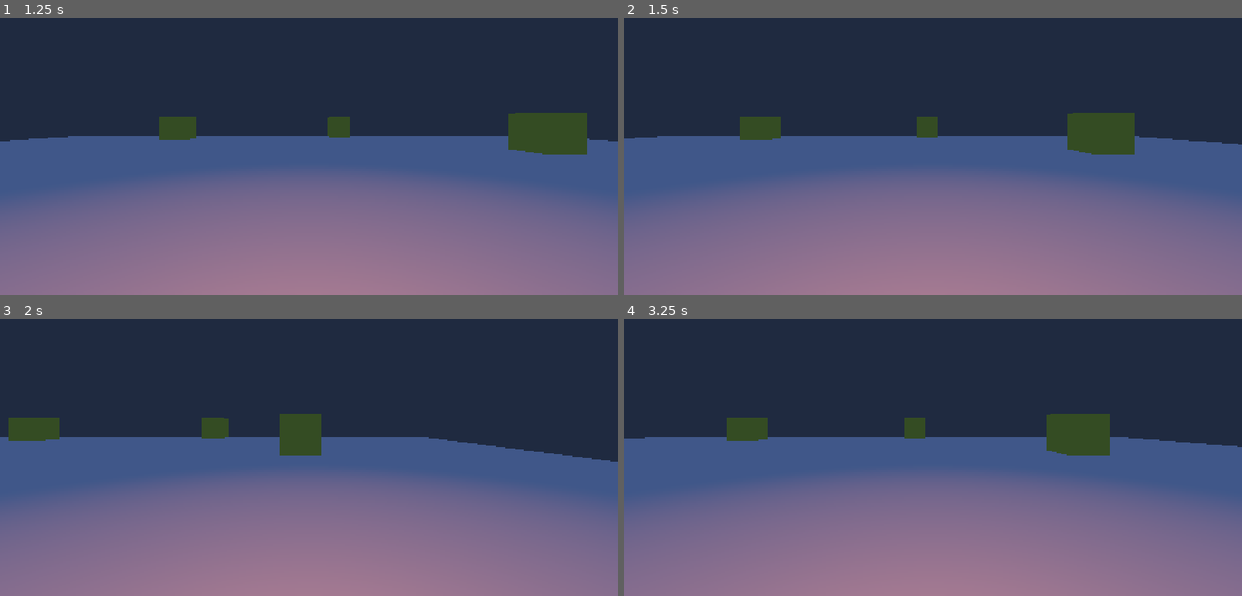
Above: before the commit, frames 1-4 (two rows, left to right).
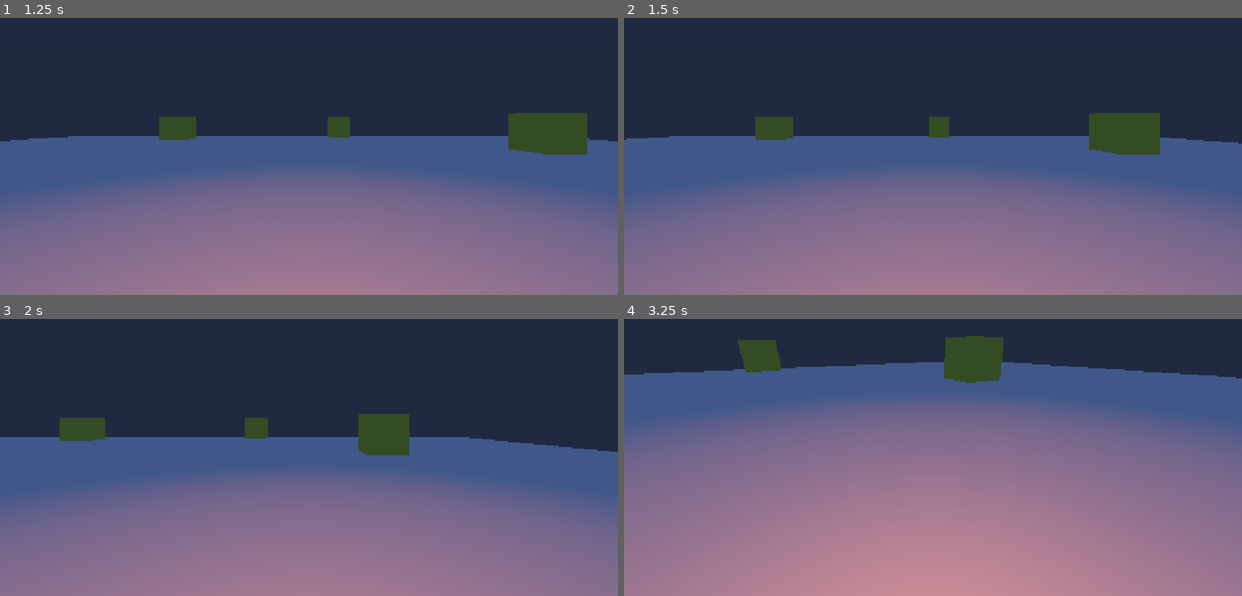
Above: after the commit, the same moments.

Repository: ktosox/Tool_Box_2
Game: Godot game, scene res://texel_splating/cube_map_test.tscn
The game is run twice, just before and just after one commit, with the same random seed, the same clock (stepped at 60 frames per second) and the same inputs. The project has no main scene, so this scene is started directly.
Inputs (mouse positions are in pixels of both pictures, inside the frame that each line leads up to):
- Up to frame 1 (1.25 s): click (outside the picture) at 0.5 s
- Up to frame 2 (1.5 s): tap Enter (ui_accept) at 1.25 s; move the mouse to (1068, 103) at 1.27 s; hold Right (ui_right) from 1.28 s (still down); click (1068, 103) at 1.42 s
- Up to frame 3 (2 s): keep holding Right (ui_right); tap Enter (ui_accept) at 1.52 s
- Up to frame 4 (3.25 s): release Right (ui_right) at 2 s; drag from (809, 440) to (902, 490) at 2.02 s; tap Enter (ui_accept) at 2.75 s; move the mouse to (994, 346) at 2.77 s; hold Left (ui_left) from 2.78 s (still down); click (994, 346) at 2.92 s

Frame 1 is identical in both runs. In frame 2, 1.9% of the frame differs, in the area x 0-100%, y 34-50%; in frame 3, 4.9%; in frame 4, 83%, in the area x 0-100%, y 6-100%.

Commit message:
a simple 3D camera with movement and mouse rorations is in place

Diff:
--- /dev/null
+++ b/controllers/Simple_3D_camera/camera_3d.gd
@@ -0,0 +1,47 @@
+extends Node3D
+
+@export var move_speed = 12
+
+@export var sensitivity := 0.003
+@export var pitch_limit := 89.0
+
+var pitch := 0.0
+
+# Called when the node enters the scene tree for the first time.
+func _ready() -> void:
+
+	pass # Replace with function body.
+
+
+# Called every frame. 'delta' is the elapsed time since the previous frame.
+func _process(delta: float) -> void:
+	update_position(delta)
+
+	pass
+
+func _input(event):
+	if event is InputEventMouseButton:
+		if event.pressed:
+			Input.set_mouse_mode(Input.MOUSE_MODE_CAPTURED)
+		else:
+			Input.set_mouse_mode(Input.MOUSE_MODE_VISIBLE)
+	if event is InputEventMouseMotion and Input.mouse_mode == Input.MOUSE_MODE_CAPTURED:
+		rotate_camera(event.relative)
+
+func update_position(delta: float) -> void:
+	# turns ui_arrow_input to vector
+	var move_vector = Vector2(Input.get_action_strength("ui_left") - Input.get_action_strength("ui_right"), Input.get_action_strength("ui_up") - Input.get_action_strength("ui_down"))
+	move_vector = move_vector.normalized()
+	move_vector = move_vector.rotated(-rotation.y)
+	global_position.z -= move_vector.y * delta * move_speed
+	global_position.x -= move_vector.x * delta * move_speed
+	print(rotation," / ",move_vector)
+	pass
+
+func rotate_camera(delta):
+	var dx = -delta.x * sensitivity
+	var dy = -delta.y * sensitivity
+	rotate_y(dx) # apply yaw on this node
+	pitch += dy
+	pitch = clamp(pitch, deg_to_rad(-pitch_limit), deg_to_rad(pitch_limit))
+	$Camera3D.rotation.x = pitch
--- /dev/null
+++ b/controllers/Simple_3D_camera/camera_3d.tscn
@@ -0,0 +1,13 @@
+[gd_scene format=3 uid="uid://mum4bphehusy"]
+
+[ext_resource type="Script" uid="uid://bqao58ce2thks" path="res://controllers/Simple_3D_camera/camera_3d.gd" id="1_j355n"]
+
+[node name="Node3D" type="Node3D" unique_id=818890340]
+script = ExtResource("1_j355n")
+
+[node name="Camera3D" type="Camera3D" parent="." unique_id=949843328]
+
+[node name="OmniLight3D" type="OmniLight3D" parent="Camera3D" unique_id=1531840356]
+light_color = Color(1, 0.5882353, 0.36078432, 1)
+omni_range = 9.0
+omni_attenuation = 0.7
--- a/texel_splating/camera_3d.gd
+++ /dev/null
@@ -1,15 +0,0 @@
-extends Camera3D
-
-
-# Called when the node enters the scene tree for the first time.
-func _ready() -> void:
-	pass # Replace with function body.
-
-
-# Called every frame. 'delta' is the elapsed time since the previous frame.
-func _process(delta: float) -> void:
-	var move_vector = Vector2(Input.get_action_strength("ui_left") - Input.get_action_strength("ui_right"), Input.get_action_strength("ui_up") - Input.get_action_strength("ui_down"))
-	move_vector = move_vector.normalized()
-	global_position.z -= move_vector.y * delta * 18
-	global_position.x -= move_vector.x * delta * 18
-	pass
--- a/texel_splating/cube_map_test.tscn
+++ b/texel_splating/cube_map_test.tscn
@@ -1,6 +1,6 @@
 [gd_scene format=3 uid="uid://coi1w5fo8xi5j"]
 
-[ext_resource type="Script" uid="uid://bqao58ce2thks" path="res://texel_splating/camera_3d.gd" id="1_0g01v"]
+[ext_resource type="PackedScene" uid="uid://mum4bphehusy" path="res://controllers/Simple_3D_camera/camera_3d.tscn" id="1_0g01v"]
 
 [sub_resource type="StandardMaterial3D" id="StandardMaterial3D_3o2bq"]
 
@@ -53,14 +53,10 @@
 transform = Transform3D(1, 0, 0, 0, 1, 0, 0, 0, 1, -13.261503, 1.033807, -5.8436317)
 mesh = SubResource("BoxMesh_1qhx3")
 
-[node name="Camera3D" type="Camera3D" parent="." unique_id=1412503050]
+[node name="Camera3D" parent="." unique_id=949843328 instance=ExtResource("1_0g01v")]
 transform = Transform3D(1, 0, 0, 0, 1, 0, 0, 0, 1, 0, 1.5999475, 0)
-script = ExtResource("1_0g01v")
-
-[node name="OmniLight3D" type="OmniLight3D" parent="Camera3D" unique_id=2034930239]
-light_color = Color(1, 0.5882353, 0.36078432, 1)
-omni_range = 9.0
-omni_attenuation = 0.7
 
 [node name="WorldEnvironment" type="WorldEnvironment" parent="." unique_id=22144027]
 environment = SubResource("Environment_1qhx3")
+
+[editable path="Camera3D"]
Renamed: texel_splating/camera_3d.gd.uid -> controllers/Simple_3D_camera/camera_3d.gd.uid
